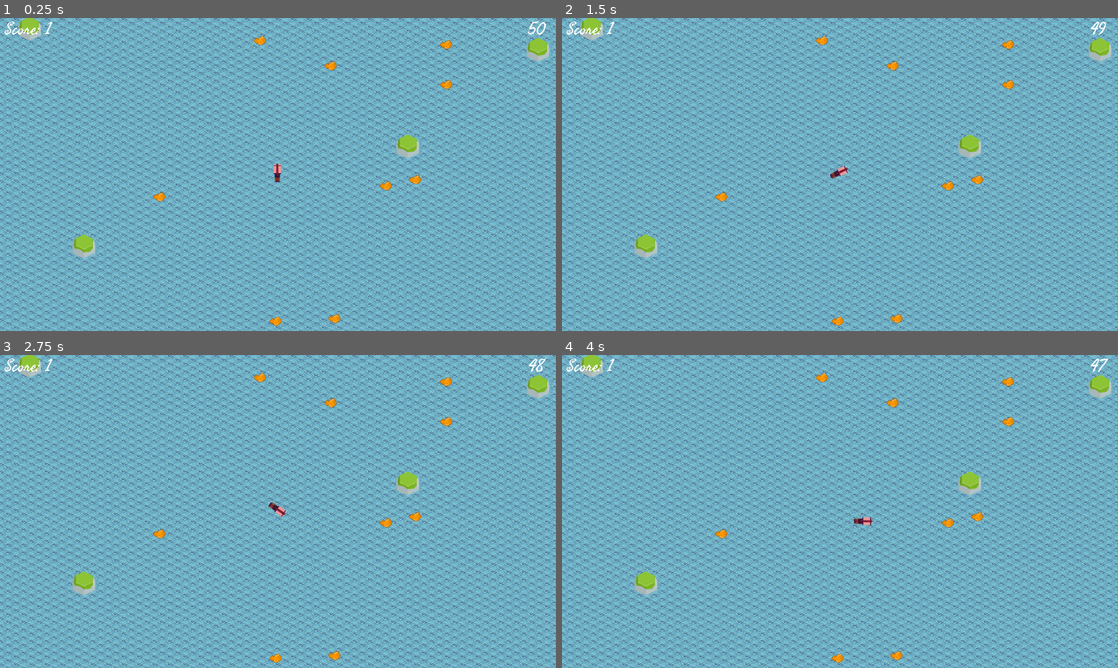
Above: before the commit, frames 1-4 (two rows, left to right).
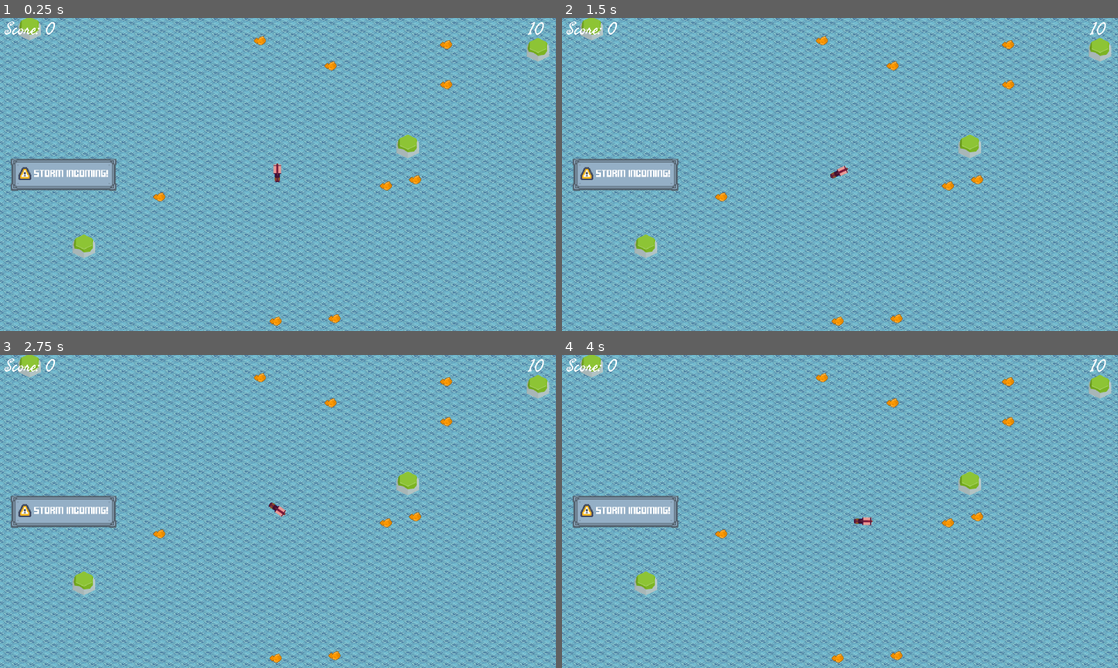
Above: after the commit, the same moments.

Repository: Coffin-Likker/CalmBeforeTheStorm
Game: Godot game, scene res://scenes/main.tscn
Same seed, same stepped clock (60 frames per second), same inputs: the game is played once before the commit and once after it.
Inputs:
- Up to frame 1 (0.25 s): no input
- Up to frame 2 (1.5 s): tap Enter at 0.5 s; hold Right (ui_right) 0.53-1.28 s; hold Down (ui_down) from 1.28 s (still down)
- Up to frame 3 (2.75 s): tap Space at 2 s; release Down (ui_down) at 2.03 s; hold Right (ui_right) from 2.03 s (still down)
- Up to frame 4 (4 s): release Right (ui_right) at 2.78 s; hold Up (ui_up) 2.78-3.53 s; hold Left (ui_left) from 3.53 s (still down)

The runs differ from the first frame. In frame 1, 1.9% of the frame differs, in the area x 1-99%, y 0-56%; in frame 2, 1.9%; in frame 3, 1.9%; in frame 4, 1.9%.

Commit message:
HUD additions

Diff:
--- /dev/null
+++ b/scenes/UI Elements/red_banner.tscn
@@ -0,0 +1,10 @@
+[gd_scene load_steps=2 format=3 uid="uid://bnrmv2w2d20vn"]
+
+[ext_resource type="Texture2D" uid="uid://c03sm3lo01il8" path="res://assets/tilemaps/large_tiles_tilemap_packed.png" id="1_g0b25"]
+
+[node name="RedBanner" type="NinePatchRect"]
+offset_right = 40.0
+offset_bottom = 40.0
+scale = Vector2(3, 1)
+texture = ExtResource("1_g0b25")
+region_rect = Rect2(129, 128, 94, 32)
--- /dev/null
+++ b/scenes/UI Elements/ui_panel_background.tscn
@@ -0,0 +1,9 @@
+[gd_scene load_steps=2 format=3 uid="uid://b56ri7wtjf57r"]
+
+[ext_resource type="Texture2D" uid="uid://c03sm3lo01il8" path="res://assets/tilemaps/large_tiles_tilemap_packed.png" id="1_23srp"]
+
+[node name="UIPanelBackground" type="NinePatchRect"]
+offset_right = 40.0
+offset_bottom = 40.0
+texture = ExtResource("1_23srp")
+region_rect = Rect2(0, 33, 31, 31)
--- /dev/null
+++ b/scenes/UI Elements/warning_panel.tscn
@@ -0,0 +1,37 @@
+[gd_scene load_steps=4 format=3 uid="uid://bmhrhbcrx5aq4"]
+
+[ext_resource type="PackedScene" uid="uid://bhcwjvbd3db6g" path="res://scenes/UI Elements/warning_panel_background.tscn" id="1_3apyl"]
+[ext_resource type="FontFile" uid="uid://dvy2g0nn1nf0p" path="res://assets/fonts/FFFFORWA.TTF" id="2_vb7nd"]
+[ext_resource type="Texture2D" uid="uid://fuywxhfps8jw" path="res://assets/warning banner.png" id="3_yv8ls"]
+
+[node name="WarningPanel" type="Control"]
+layout_mode = 3
+anchors_preset = 15
+anchor_right = 1.0
+anchor_bottom = 1.0
+grow_horizontal = 2
+grow_vertical = 2
+metadata/_edit_horizontal_guides_ = [584.0]
+
+[node name="WarningPanelBackground" parent="." instance=ExtResource("1_3apyl")]
+layout_mode = 0
+offset_left = 40.0
+offset_top = 525.0
+offset_right = 172.0
+offset_bottom = 565.0
+scale = Vector2(3, 3)
+
+[node name="Sprite2D" type="Sprite2D" parent="."]
+position = Vector2(93, 581)
+scale = Vector2(3, 3)
+texture = ExtResource("3_yv8ls")
+
+[node name="RichTextLabel" type="RichTextLabel" parent="."]
+layout_mode = 0
+offset_left = 128.0
+offset_top = 567.0
+offset_right = 433.0
+offset_bottom = 603.0
+theme_override_fonts/normal_font = ExtResource("2_vb7nd")
+theme_override_font_sizes/normal_font_size = 23
+text = "STORM INCOMING!"
--- /dev/null
+++ b/scenes/UI Elements/warning_panel_background.tscn
@@ -0,0 +1,13 @@
+[gd_scene load_steps=2 format=3 uid="uid://bhcwjvbd3db6g"]
+
+[ext_resource type="Texture2D" uid="uid://c03sm3lo01il8" path="res://assets/tilemaps/large_tiles_tilemap_packed.png" id="1_pksa8"]
+
+[node name="WarningPanelBackground" type="NinePatchRect"]
+offset_right = 132.0
+offset_bottom = 39.0
+texture = ExtResource("1_pksa8")
+region_rect = Rect2(96, 65, 32, 31)
+patch_margin_left = 11
+patch_margin_top = 11
+patch_margin_right = 11
+patch_margin_bottom = 11
--- a/scenes/hud.tscn
+++ b/scenes/hud.tscn
@@ -1,19 +1,13 @@
-[gd_scene load_steps=2 format=3 uid="uid://8i552631oebw"]
+[gd_scene load_steps=3 format=3 uid="uid://8i552631oebw"]
 
 [ext_resource type="FontFile" uid="uid://bk6liykimgi1b" path="res://assets/fonts/SeaweedScript-Regular.ttf" id="1_jwivp"]
+[ext_resource type="PackedScene" uid="uid://bmhrhbcrx5aq4" path="res://scenes/UI Elements/warning_panel.tscn" id="2_h6wkt"]
 
 [node name="HUD" type="CanvasLayer"]
 
-[node name="ScoreLabel" type="RichTextLabel" parent="."]
-offset_left = 17.0
-offset_top = -1.0
-offset_right = 543.0
-offset_bottom = 89.0
-theme_override_fonts/normal_font = ExtResource("1_jwivp")
-theme_override_font_sizes/normal_font_size = 64
-text = "Score: 0"
+[node name="Node" type="Node" parent="."]
 
-[node name="TimeLabel" type="RichTextLabel" parent="."]
+[node name="TimeLabel" type="RichTextLabel" parent="Node"]
 anchors_preset = 1
 anchor_left = 1.0
 anchor_right = 1.0
@@ -23,3 +17,16 @@
 theme_override_fonts/normal_font = ExtResource("1_jwivp")
 theme_override_font_sizes/normal_font_size = 64
 text = "10"
+
+[node name="ScoreLabel" type="RichTextLabel" parent="Node"]
+offset_left = 17.0
+offset_top = -1.0
+offset_right = 543.0
+offset_bottom = 89.0
+theme_override_fonts/normal_font = ExtResource("1_jwivp")
+theme_override_font_sizes/normal_font_size = 64
+text = "Score: 0"
+
+[node name="WarningPanel" parent="." instance=ExtResource("2_h6wkt")]
+offset_top = 1.0
+offset_bottom = 1.0
Binary file added: assets/fonts/FFFFORWA.TTF
Not shown, added: assets/fonts/FFFFORWA.TTF.import
Binary file added: assets/tilemaps/large_tiles_tilemap_packed.png
Not shown, added: assets/tilemaps/large_tiles_tilemap_packed.png.import
Binary file added: assets/warning banner.png
Not shown, added: assets/warning banner.png.import
